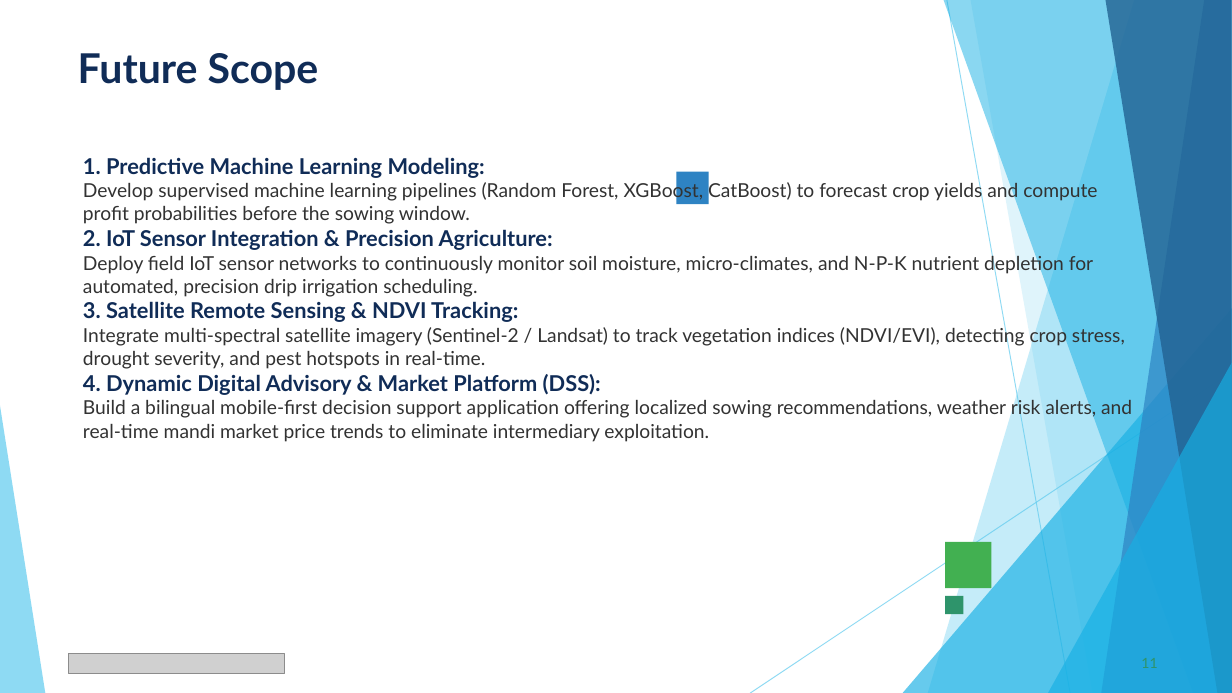
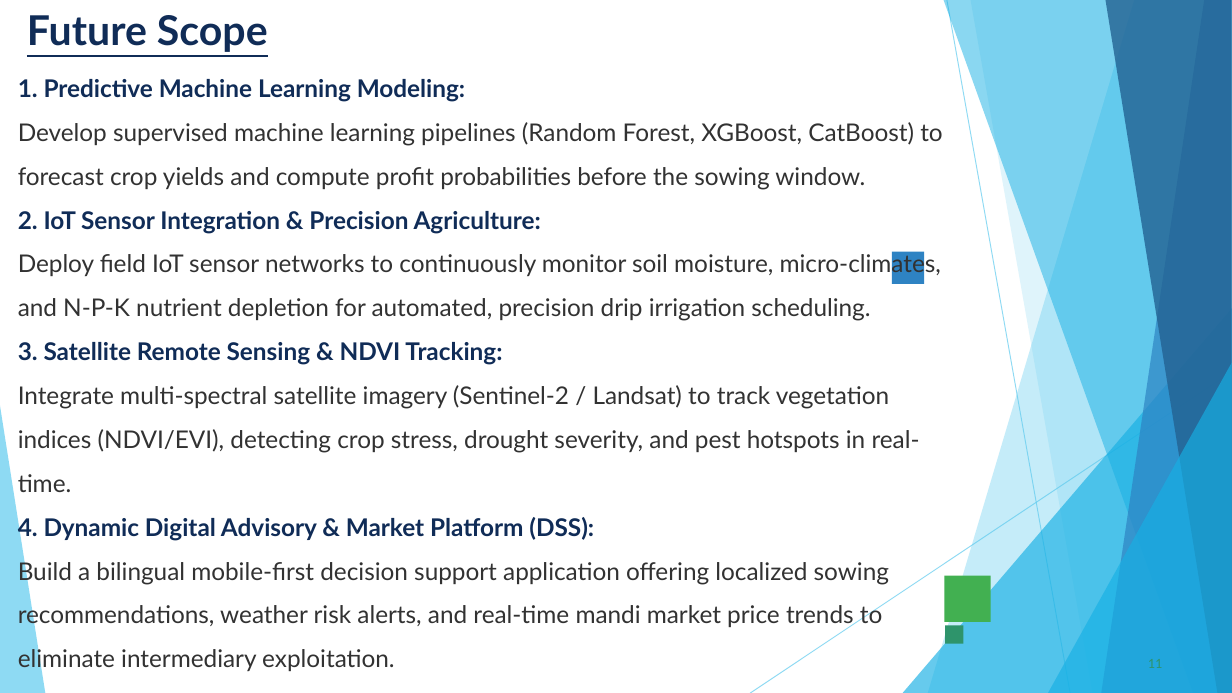
Before and after one commit to chourasiavinit9-dev/Seasonal_Major_project, a slide deck: slide 11 of VOIS_Major_Project_PPT_Submission_Template.pptx. Drawn at 1232x693 pixels with LibreOffice and Linux fonts; fonts in the diff are those of the drawing; grey boxes stand for pictures. Boxes give left, top, right and bottom in pixels: in the first picture for what was removed or moved away, otherwise in the second. Text is boxed around its words. In the diff, an @@ line names an element or a change of style, - is before the commit and + after.

```diff
--- a/VOIS_Major_Project_PPT_Submission_Template.pptx
+++ b/VOIS_Major_Project_PPT_Submission_Template.pptx
@@ title "Future Scope": place and size @@
-title "Future Scope" at box(78, 53, 319, 90)
+title "Future Scope" at box(27, 15, 268, 52)
@@ title "Future Scope" at box(27, 15, 268, 52): underline on @@
@@ freeform shape at box(1105, 0, 1232, 693): fill #226292 at 80% opacity to #236292 at 80% opacity @@
@@ text "1. Predictive Machine Learning Modeling:": place and size @@
-text "1. Predictive Machine Learning Modeling:" at box(83, 157, 1132, 442)
+text "1. Predictive Machine Learning Modeling:" at box(18, 79, 942, 673)
@@ text "1. Predictive Machine Learning Modeling:" at box(18, 79, 942, 673): size 17 to 19 pt in "1. Predictive Machine Learning Modeling:", "2. IoT Sensor Integration & Precision Agriculture:", "3. Satellite Remote Sensing & NDVI Tracking:", "4. Dynamic Digital Advisory & Market Platform ..."; size 15 to 19 pt in "Develop supervised machine learning pipelines (Random Forest ...", "Deploy field IoT sensor networks to continuously ...", "Integrate multi-spectral satellite imagery (Sentinel-2 / Lan ...", "Build a bilingual mobile-first decision support application ..."; line spacing 1 to 1.5 @@
@@ rectangle: place and size @@
-rectangle at box(677, 172, 709, 204)
+rectangle at box(892, 251, 924, 284)
@@ triangle removed at box(903, 308, 1232, 693) @@
@@ freeform shape added at box(903, 308, 1232, 693), fill #17B0E4 at 66% opacity @@
@@ triangle removed at box(1048, 363, 1232, 693) @@
@@ freeform shape added at box(1048, 363, 1232, 693), fill #17B0E4 at 66% opacity @@
@@ triangle removed at box(0, 406, 45, 693) @@
@@ freeform shape added at box(0, 406, 45, 693), fill #5FCBEF at 70% opacity @@
@@ rectangle: place and size @@
-rectangle at box(945, 543, 992, 589)
+rectangle at box(945, 576, 991, 622)
@@ rectangle: place and size @@
-rectangle at box(945, 596, 964, 615)
+rectangle at box(945, 626, 964, 644)
@@ picture removed at box(68, 654, 285, 674) @@
@@ page number removed at box(1141, 658, 1157, 668) @@
-11
@@ page number added at box(1148, 659, 1162, 668), 11 pt, text #2E946B @@
+11
```
Also in this commit, not shown: 13 other slides changed, 1 other file.
